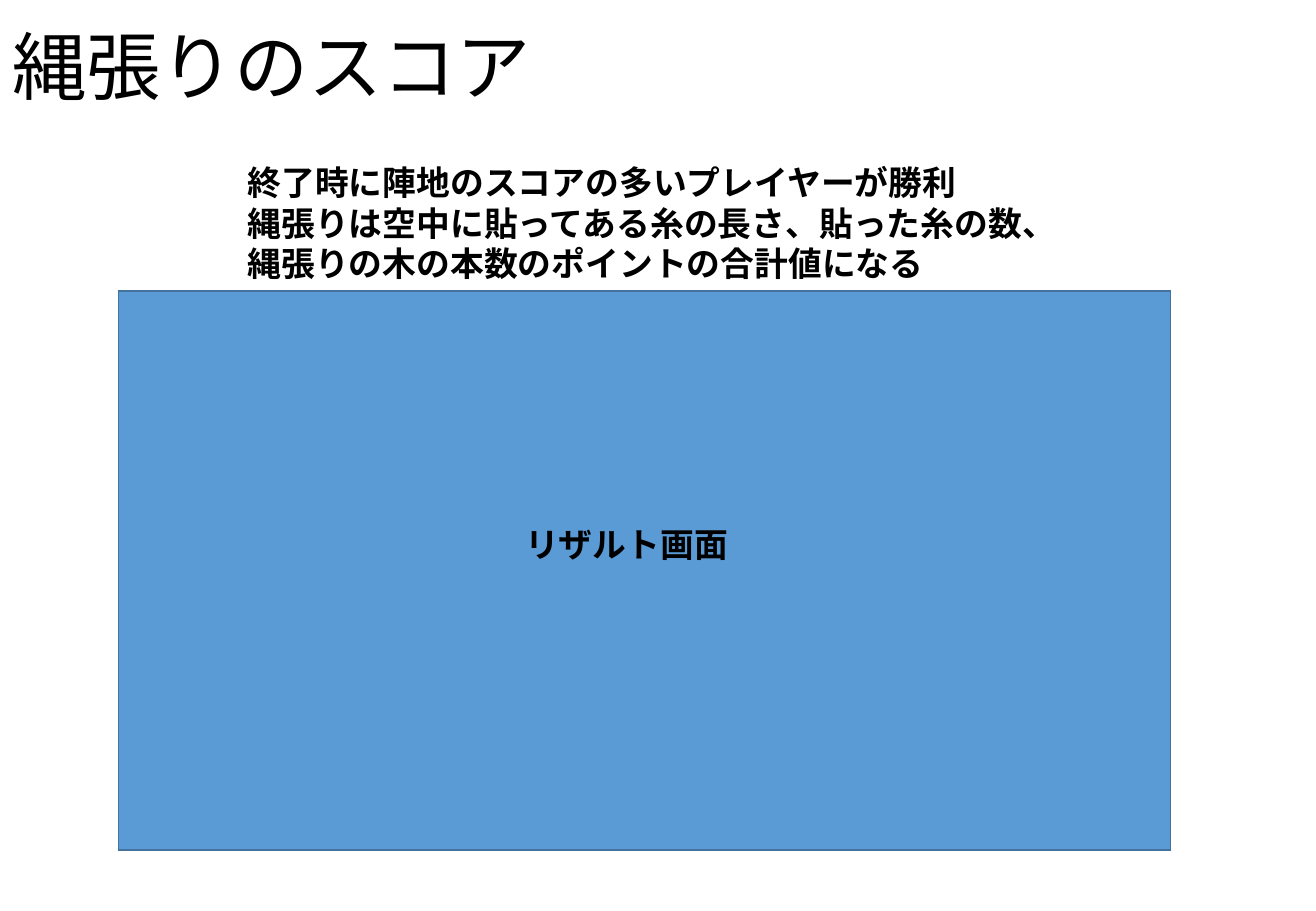
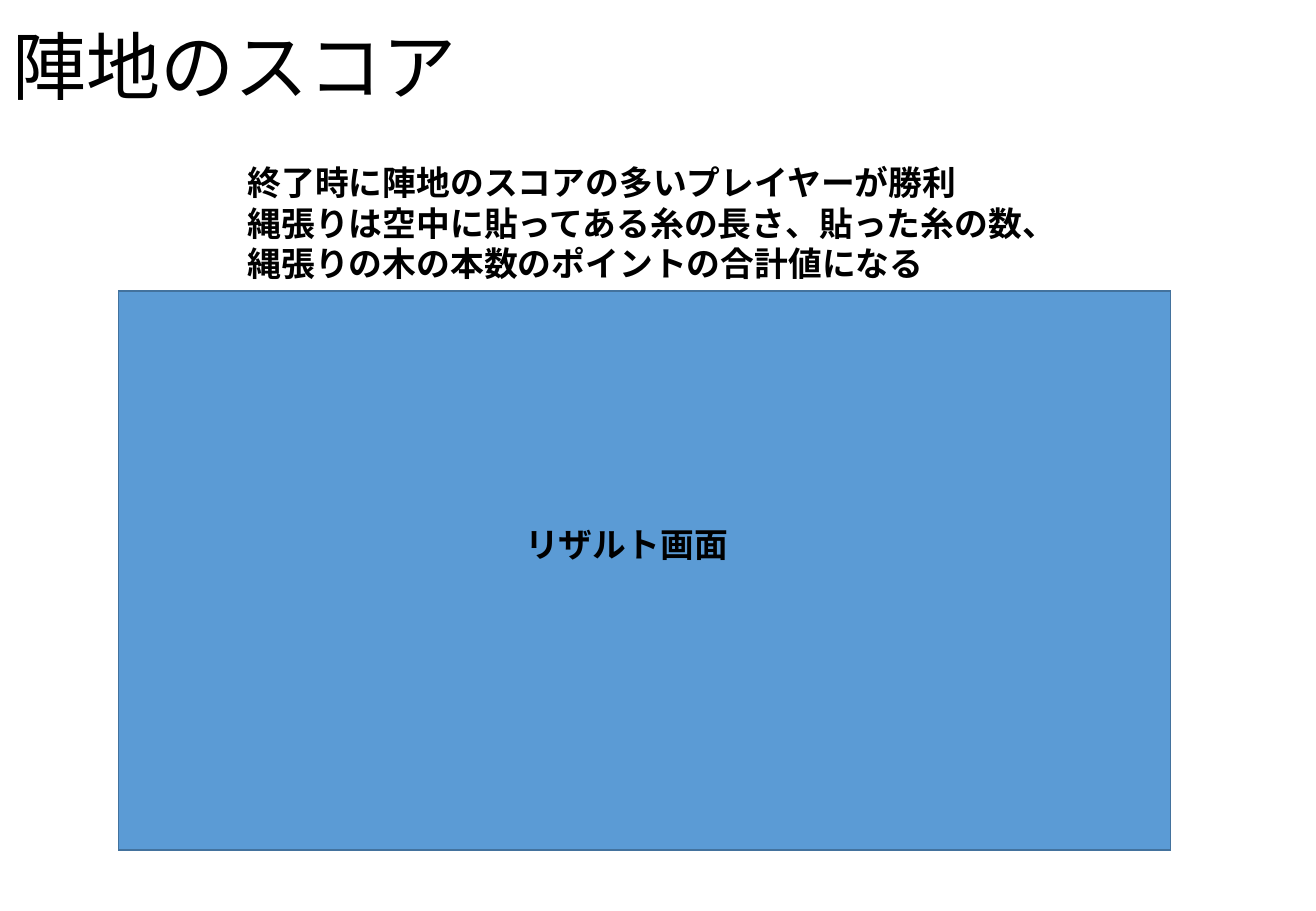
Before and after one commit to NHGC20172H02/PL, a slide deck: slide 9 of 企画や仕様(統合用)/String Territory(修正版).pptx. Drawn at 1316x911 pixels with LibreOffice and Linux fonts; fonts in the diff are those of the drawing; background and template pictures are left out. Boxes give left, top, right and bottom in pixels: in the first picture for what was removed or moved away, otherwise in the second. Text is boxed around its words. In the diff, an @@ line names an element or a change of style, - is before the commit and + after.

```diff
--- a/企画や仕様(統合用)/String Territory(修正版).pptx
+++ b/企画や仕様(統合用)/String Territory(修正版).pptx
@@ title at <box>12,31,456,100</box>: text changed @@
-縄張りのスコア
+陣地のスコア
```
Also in this commit, not shown: 6 other slides changed, 8 other files.
